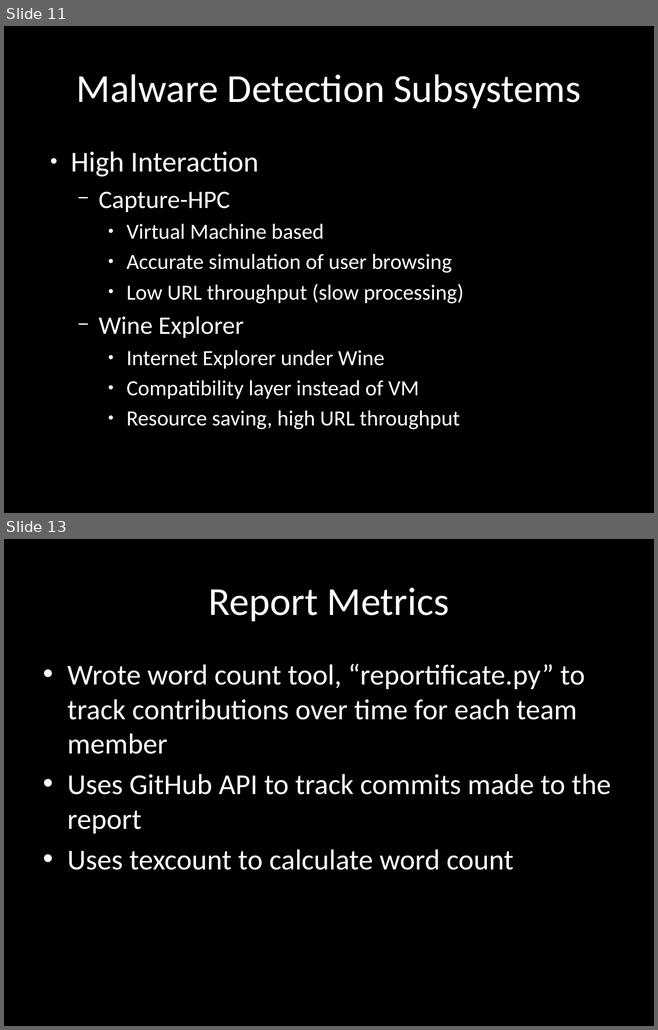
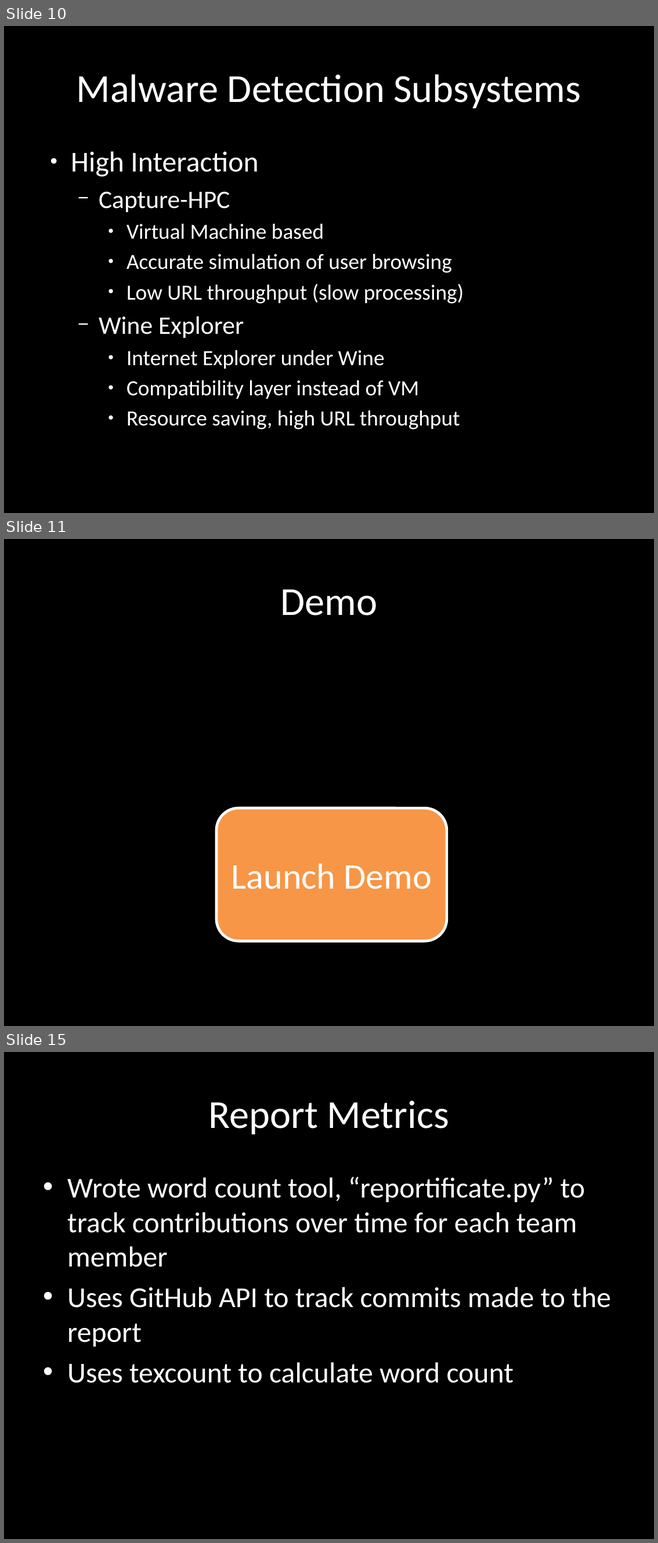
Before and after one commit to chrissorchard/malucrawl, a slide deck: doc/pres3/wk12-progress.pptx. Shown one above the other, each under a label of ours: slides 11 and 13 before the commit, slides 10, 11 and 15 after it; the slides between them are not shown. The pictures are 658x1030 and 658x1543 pixels, drawn with LibreOffice and Linux fonts; fonts in the diff are those of the drawing; background and template pictures are left out. Boxes give left, top, right and bottom in pixels: in the first picture for what was removed or moved away, otherwise in the second. Text is boxed around its words. In the diff, an @@ line names an element or a change of style, - is before the commit and + after.

```diff
--- a/doc/pres3/wk12-progress.pptx
+++ b/doc/pres3/wk12-progress.pptx
@@ slide 11 added at [4,539,654,1026], background picture (left out) @@
@@ title added at [280,589,377,616], 44 pt, text #FFFFFF @@
+Demo
@@ rounded rectangle added at [216,808,447,941], fill #F79646, outline #FFFFFF 3 pt, 40 pt, text #FFFFFF @@
+Launch Demo
@@ what was slide 11 is now slide 10 @@
@@ what was slide 13 is now slide 15 @@
```
Also in this commit, not shown: 6 slides changed, 5 other slides added, 4 slides removed.
